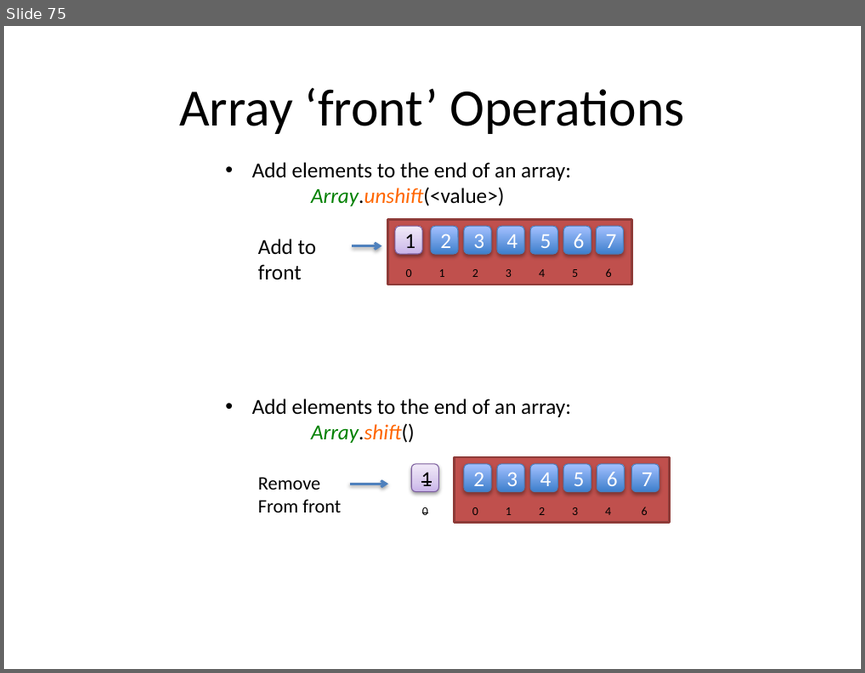
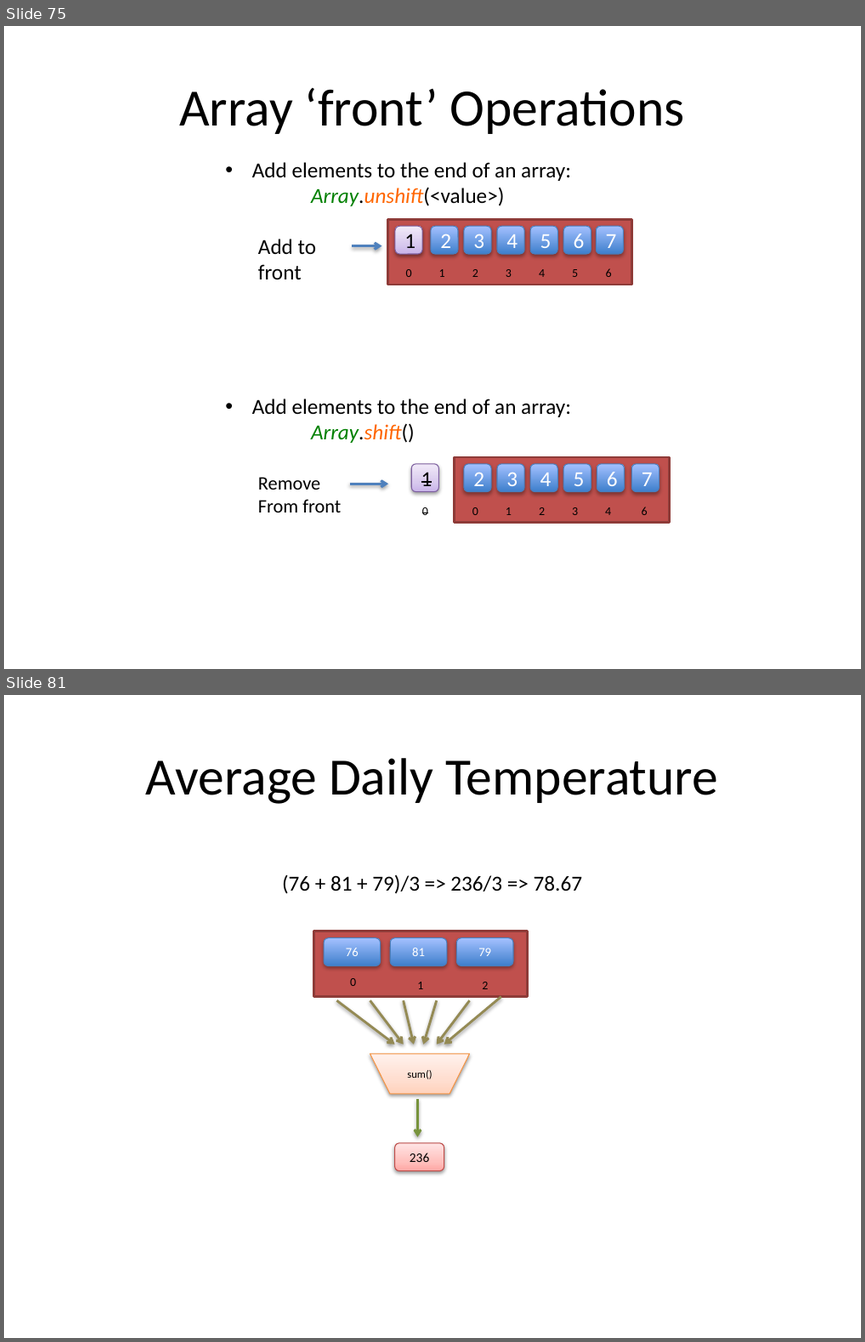
Before and after one commit to xiliax/web-programming-fundamentals, a slide deck: docs/learn-computer-programming.pptx. Shown one above the other, each under a label of ours: slide 75 before the commit, slides 75 and 81 after it; the slides between them are not shown. The pictures are 865x673 and 865x1342 pixels, drawn with LibreOffice and Linux fonts; fonts in the diff are those of the drawing. Boxes give left, top, right and bottom in pixels: in the first picture for what was removed or moved away, otherwise in the second. Text is boxed around its words. In the diff, an @@ line names an element or a change of style, - is before the commit and + after.

```diff
--- a/docs/learn-computer-programming.pptx
+++ b/docs/learn-computer-programming.pptx
@@ slide 81 added at bbox=[4, 695, 861, 1338], background #FFFFFF @@
@@ title added at bbox=[146, 758, 718, 804], 44 pt, text #000000 @@
+Average Daily Temperature
@@ text added at bbox=[282, 874, 582, 894], 18 pt, text #000000 @@
+(76 + 81 + 79)/3 => 236/3 => 78.67
@@ rectangle added at bbox=[314, 931, 528, 997], fill #C0504D, outline #8E3B39 2 pt @@
@@ rounded rectangle added at bbox=[324, 937, 381, 966], fill gradient #3F80CE to #A4C4FF, outline #4B7EBC 0.75 pt, 10.5 pt, text #FFFFFF @@
+76
@@ rounded rectangle added at bbox=[391, 937, 447, 966], fill gradient #3F80CE to #A4C4FF, outline #4B7EBC 0.75 pt, 10.5 pt, text #FFFFFF @@
+81
@@ rounded rectangle added at bbox=[456, 937, 513, 966], fill gradient #3F80CE to #A4C4FF, outline #4B7EBC 0.75 pt, 10.5 pt, text #FFFFFF @@
+79
@@ arrow added from (336, 1000) to (395, 1043), #948A54 2 pt @@
@@ text added at bbox=[350, 978, 356, 986], 10 pt, text #000000 @@
+0
@@ arrow added from (370, 1000) to (404, 1043), #948A54 2 pt @@
@@ arrow added from (404, 1000) to (414, 1043), #948A54 2 pt @@
@@ text added at bbox=[417, 981, 423, 989], 10 pt, text #000000 @@
+1
@@ arrow added from (437, 1000) to (423, 1043), #948A54 2 pt @@
@@ arrow added from (469, 1000) to (437, 1043), #948A54 2 pt @@
@@ arrow added from (501, 997) to (444, 1043), #948A54 2 pt @@
@@ text added at bbox=[482, 981, 488, 989], 10 pt, text #000000 @@
+2
@@ flow chart manual operation added at bbox=[370, 1054, 469, 1095], fill gradient #FFD2BD to #FFDED0 to #FFF2ED, outline #F69240 0.75 pt, 9 pt, text #000000 @@
+sum()
@@ arrow added from (418, 1099) to (418, 1137), #77933C 2 pt @@
@@ rounded rectangle added at bbox=[395, 1143, 444, 1171], fill gradient #FFA6A5 to #FFC0BF to #FFE7E7, outline #BF4C48 0.75 pt, 11 pt, text #000000 @@
+236
```
Also in this commit, not shown: 6 other slides added, 10 other files.
